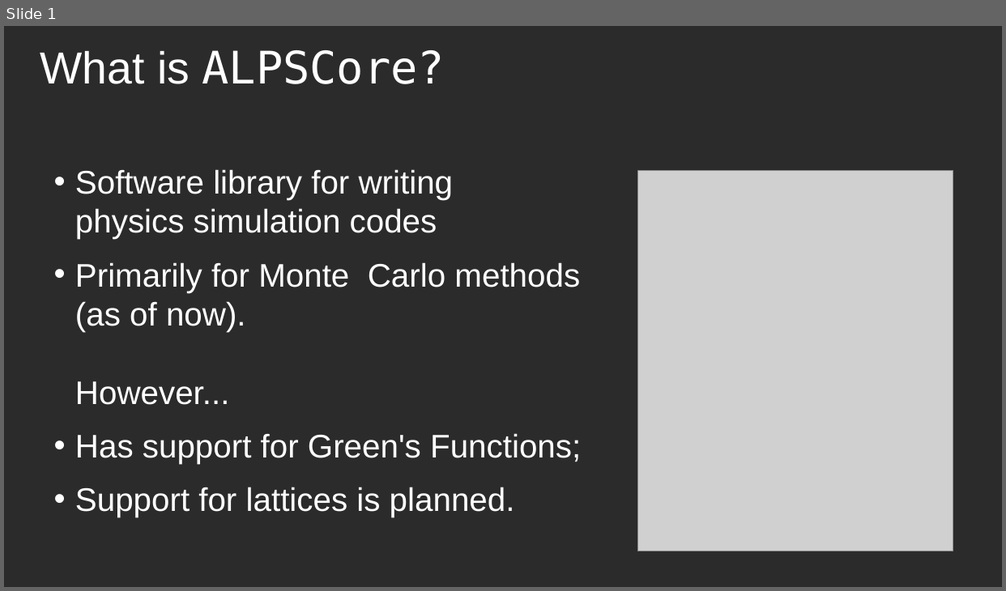
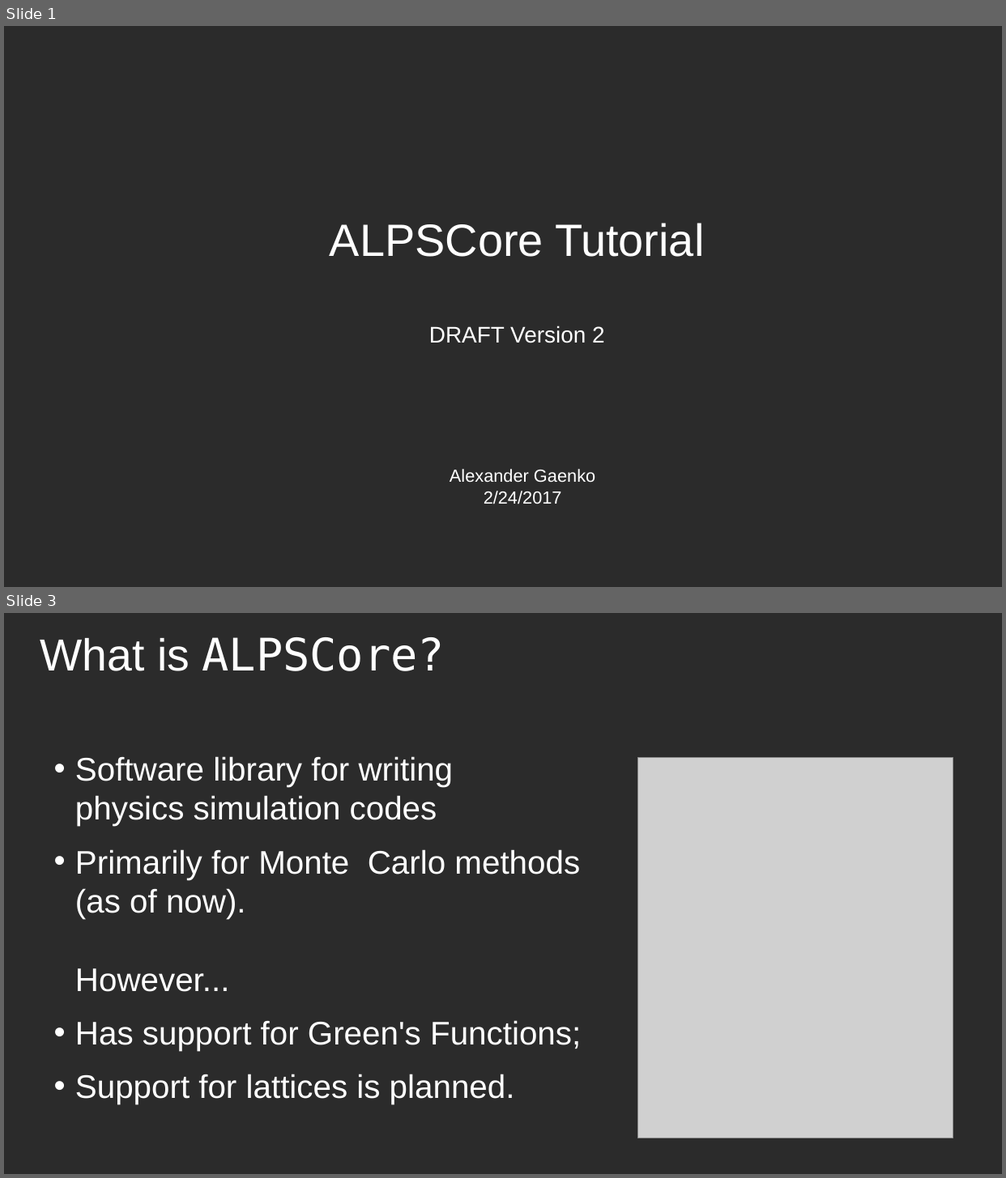
Before and after one commit to ALPSCore/Tutorial2, a slide deck: talk/overview.odp. Shown one above the other, each under a label of ours: slide 1 before the commit, slides 1 and 3 after it; the slides between them are not shown. The pictures are 1006x591 and 1006x1178 pixels, drawn with LibreOffice and Linux fonts; fonts in the diff are those of the drawing; grey boxes stand for pictures; background and template pictures are left out; a plain dark background stands for a picture behind light text. Boxes give left, top, right and bottom in pixels: in the first picture for what was removed or moved away, otherwise in the second. Text is boxed around its words. In the diff, an @@ line names an element or a change of style, - is before the commit and + after.

```diff
--- a/talk/overview.odp
+++ b/talk/overview.odp
@@ slide 1 added at bbox=[4, 26, 1002, 587], background picture (left out) @@
@@ text added at bbox=[330, 223, 704, 344], 36 pt, text #FFFFFF @@
+ALPSCore Tutorial
+DRAFT Version 2
@@ text added at bbox=[450, 469, 595, 505], 14 pt, text #FFFFFF @@
+Alexander Gaenko
+2/24/2017
@@ what was slide 1 is now slide 3 @@
```
Also in this commit, not shown: 1 other slide added, 1 other file.
